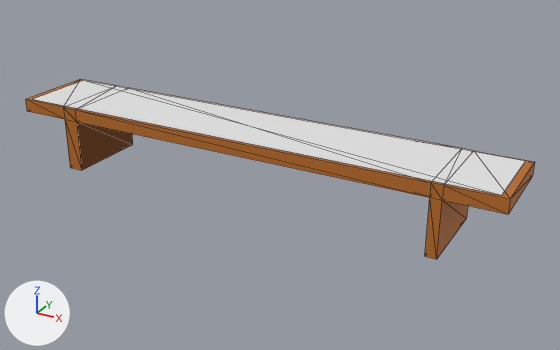
The glTF model public/static/models/monitor-stand.gltf as it was, and as the next commit left it.
Before and after are seen from a 50 mm camera at (0.681, -1.138, 0.615) aimed at (0.048, 0.013, 0.039). Arrows for +X, +Y and +Z are at lower left; the lights stay in place. Mesh edges are drawn as thin lines. Where no turn or scale is listed for an object, it has been applied to the vertices.

In view in the first picture: 'monitor-stand', 'slot-0'.
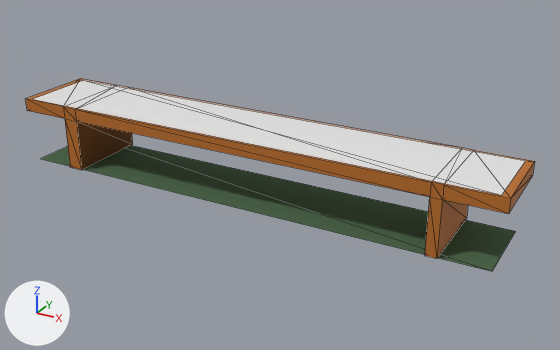
Changed parts and their boxes [x1, y1, x2, y2] in the pictures (560 x 350 px):
'occupied', added (green)
    after: [41, 145, 516, 271]
'monitor-stand', moved
    before: [26, 79, 535, 259]
    after: [26, 79, 535, 258]

What changed in the scene script:
```text
Add mat_dark_green_plastic:
    mat_dark_green_plastic = principled_material('dark-green-plastic')
    mat_dark_green_plastic.base_color = (0.063, 0.133, 0.0612)  # dark green #476646
    mat_dark_green_plastic.roughness = 1.0
Add me_plane_018:
    me_plane_018.from_pydata([(1.0, -1.0, 0.0), (1.0, 1.0, 0.0), (-1.0, 1.0, 0.0), (-1.0, -1.0, 0.0)], [], [(0, 1, 2), (0, 2, 3)])
    me_plane_018.materials.append(mat_dark_green_plastic)  # dark green #476646
Change ob_monitor_stand:
    ob_monitor_stand.location: (0.0, 0.0, 0.064) -> (0.0, 0.0, 0.065)
Add ob_occupied:
    ob_occupied = bpy.data.objects.new('occupied', me_plane_018)
    ob_occupied.location = (0.0, 0.0, 0.0)
    ob_occupied.scale = (-0.469, -0.0756, -0.0622)
```
